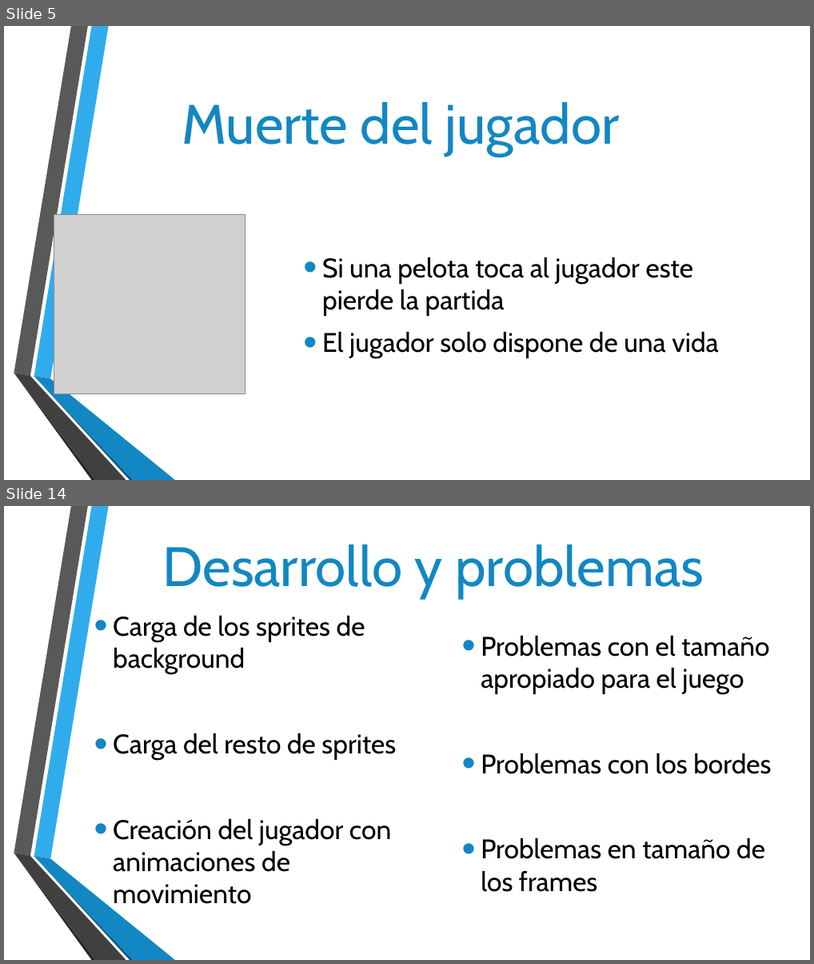
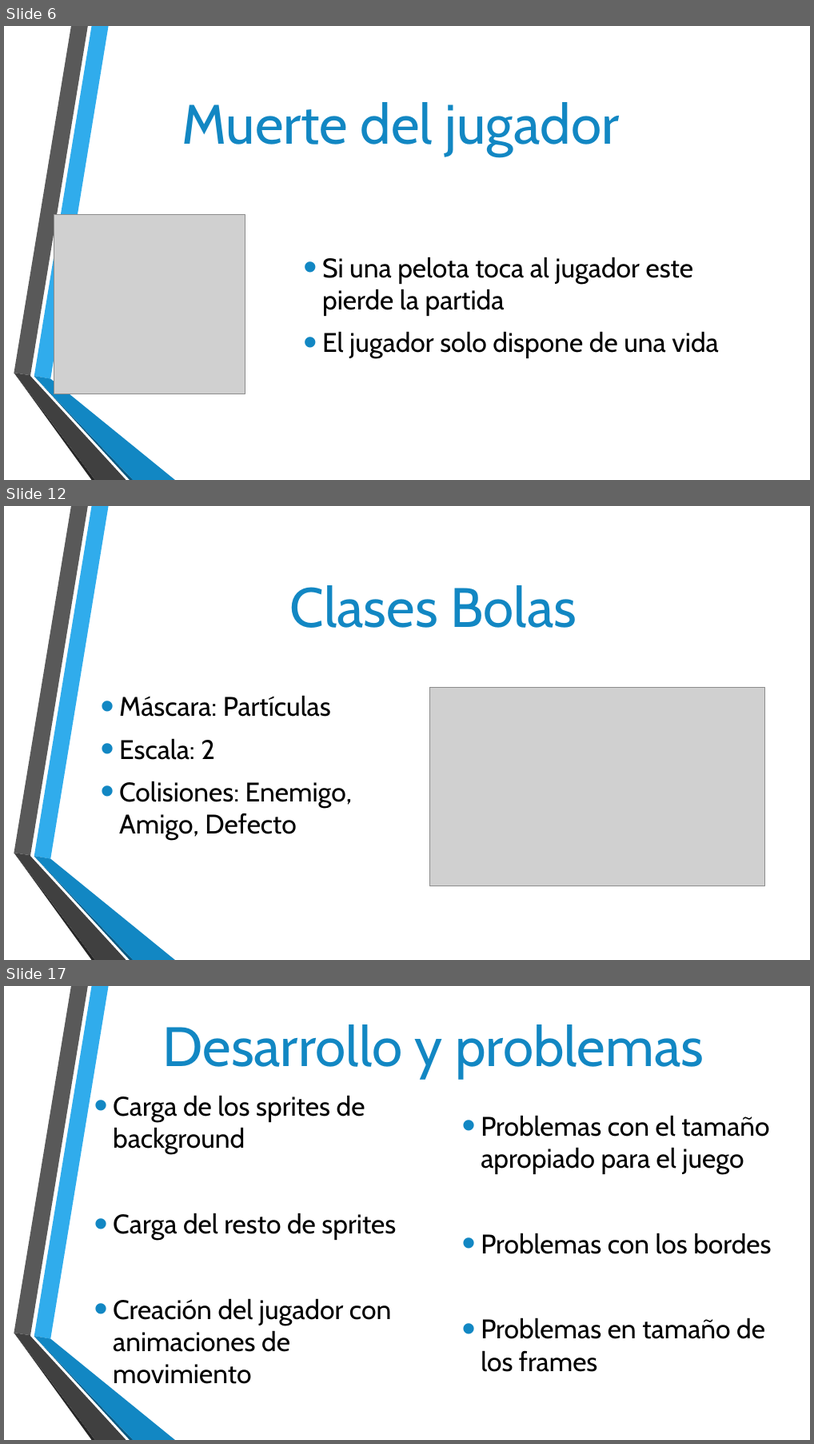
Before and after one commit to alvarocual/Super-Pang, a slide deck: SUPER PANG.pptx. Shown one above the other, each under a label of ours: slides 5 and 14 before the commit, slides 6, 12 and 17 after it; the slides between them are not shown. The pictures are 814x964 and 814x1444 pixels, drawn with LibreOffice and Linux fonts; fonts in the diff are those of the drawing; grey boxes stand for pictures; background and template pictures are left out. Boxes give left, top, right and bottom in pixels: in the first picture for what was removed or moved away, otherwise in the second. Text is boxed around its words. In the diff, an @@ line names an element or a change of style, - is before the commit and + after.

```diff
--- a/SUPER PANG.pptx
+++ b/SUPER PANG.pptx
@@ slide 12 added at (x1=4, y1=506, x2=810, y2=960), background picture (left out); not listed: 6 template elements that a slide beside it also shows @@
@@ title added at (x1=290, y1=585, x2=577, y2=628), 66 pt, text #1287C3 @@
+Clases Bolas
@@ text added at (x1=119, y1=695, x2=352, y2=840), 32 pt, text #000000 @@
+• Máscara: Partículas
+• Escala: 2
+• Colisiones: Enemigo, Amigo, Defecto
@@ picture added at (x1=430, y1=688, x2=765, y2=885) @@
@@ what was slide 5 is now slide 6 @@
@@ what was slide 14 is now slide 17 @@
```
Also in this commit, not shown: 5 slides changed, 7 other slides added, 4 slides removed.
